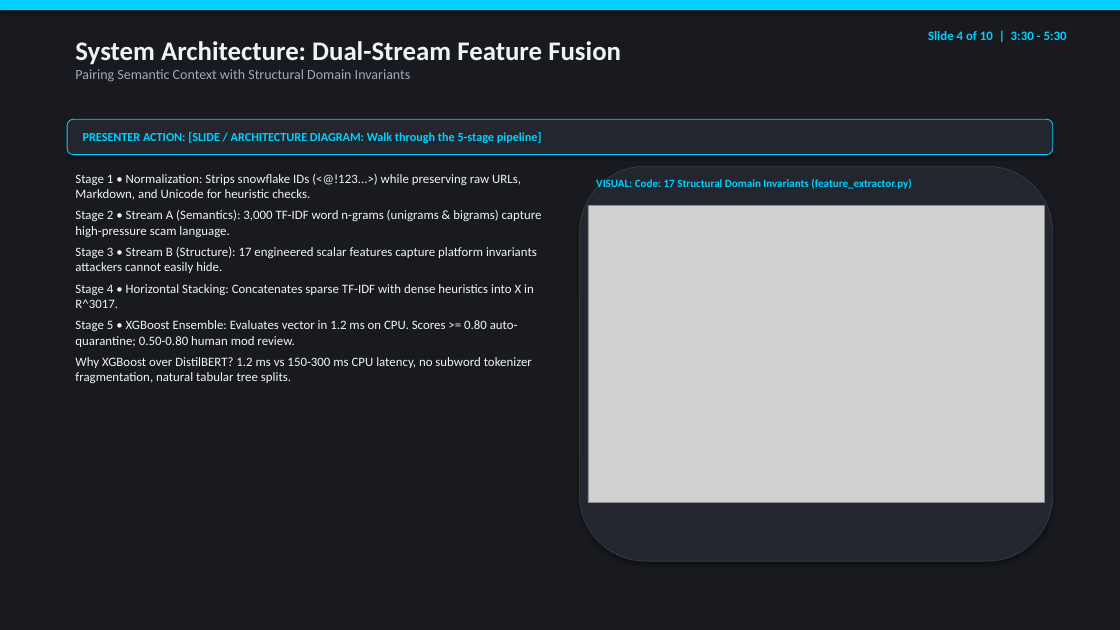
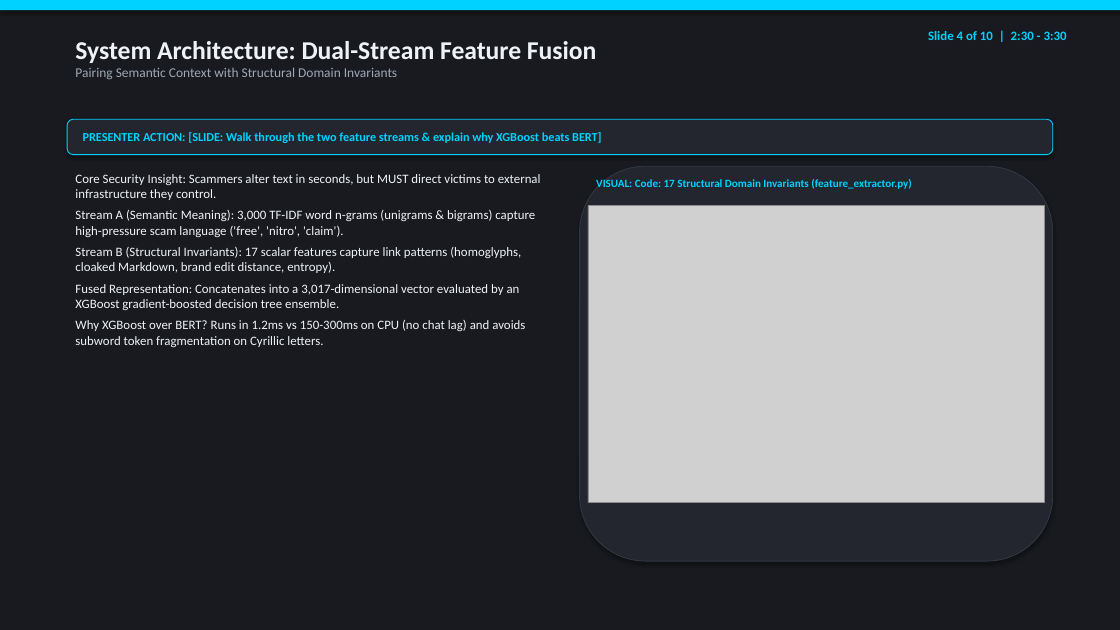
Before and after one commit to danvse/ML_DM_Discord_Phishing, a slide deck: slide 4 of docs/slides/DEMO_PRESENTATION_SLIDES.pptx. Drawn at 1120x630 pixels with LibreOffice and Linux fonts; fonts in the diff are those of the drawing; grey boxes stand for pictures. Boxes give left, top, right and bottom in pixels: in the first picture for what was removed or moved away, otherwise in the second. Text is boxed around its words. In the diff, an @@ line names an element or a change of style, - is before the commit and + after.

```diff
--- a/docs/slides/DEMO_PRESENTATION_SLIDES.pptx
+++ b/docs/slides/DEMO_PRESENTATION_SLIDES.pptx
@@ text "System Architecture: Dual-Stream Feature Fusion" at bbox=[75, 41, 597, 79]: size 23 to 22 pt in "System Architecture: Dual-Stream Feature Fusion"; size 12 to 11.5 pt in "Pairing Semantic Context with Structural Domain Invariants" @@
@@ text at bbox=[928, 31, 1067, 40]: text changed @@
-Slide 4 of 10 | 3:30 - 5:30
+Slide 4 of 10 | 2:30 - 3:30
@@ text in rounded rectangle at bbox=[83, 132, 601, 143]: text changed @@
-PRESENTER ACTION: [SLIDE / ARCHITECTURE DIAGRAM: Walk through the 5-stage pipeline]
+PRESENTER ACTION: [SLIDE: Walk through the two feature streams & explain why XGBoost beats BERT]
@@ text at bbox=[75, 174, 541, 347]: text changed @@
-Stage 1 • Normalization: Strips snowflake IDs (<@!123...>) while preserving raw URLs, Markdown, and Unicode for heuristic checks.
-Stage 2 • Stream A (Semantics): 3,000 TF-IDF word n-grams (unigrams & bigrams) capture high-pressure scam language.
-Stage 3 • Stream B (Structure): 17 engineered scalar features capture platform invariants attackers cannot easily hide.
-Stage 4 • Horizontal Stacking: Concatenates sparse TF-IDF with dense heuristics into X in R^3017.
-Stage 5 • XGBoost Ensemble: Evaluates vector in 1.2 ms on CPU. Scores >= 0.80 auto-quarantine; 0.50-0.80 human mod review.
-Why XGBoost over DistilBERT? 1.2 ms vs 150-300 ms CPU latency, no subword tokenizer fragmentation, natural tabular tree splits.
+Core Security Insight: Scammers alter text in seconds, but MUST direct victims to external infrastructure they control.
+Stream A (Semantic Meaning): 3,000 TF-IDF word n-grams (unigrams & bigrams) capture high-pressure scam language ('free', 'nitro', 'claim').
+Stream B (Structural Invariants): 17 scalar features capture link patterns (homoglyphs, cloaked Markdown, brand edit distance, entropy).
+Fused Representation: Concatenates into a 3,017-dimensional vector evaluated by an XGBoost gradient-boosted decision tree ensemble.
+Why XGBoost over BERT? Runs in 1.2ms vs 150-300ms on CPU (no chat lag) and avoids subword token fragmentation on Cyrillic letters.
```
Also in this commit, not shown: 9 other slides changed, 2 other files.
